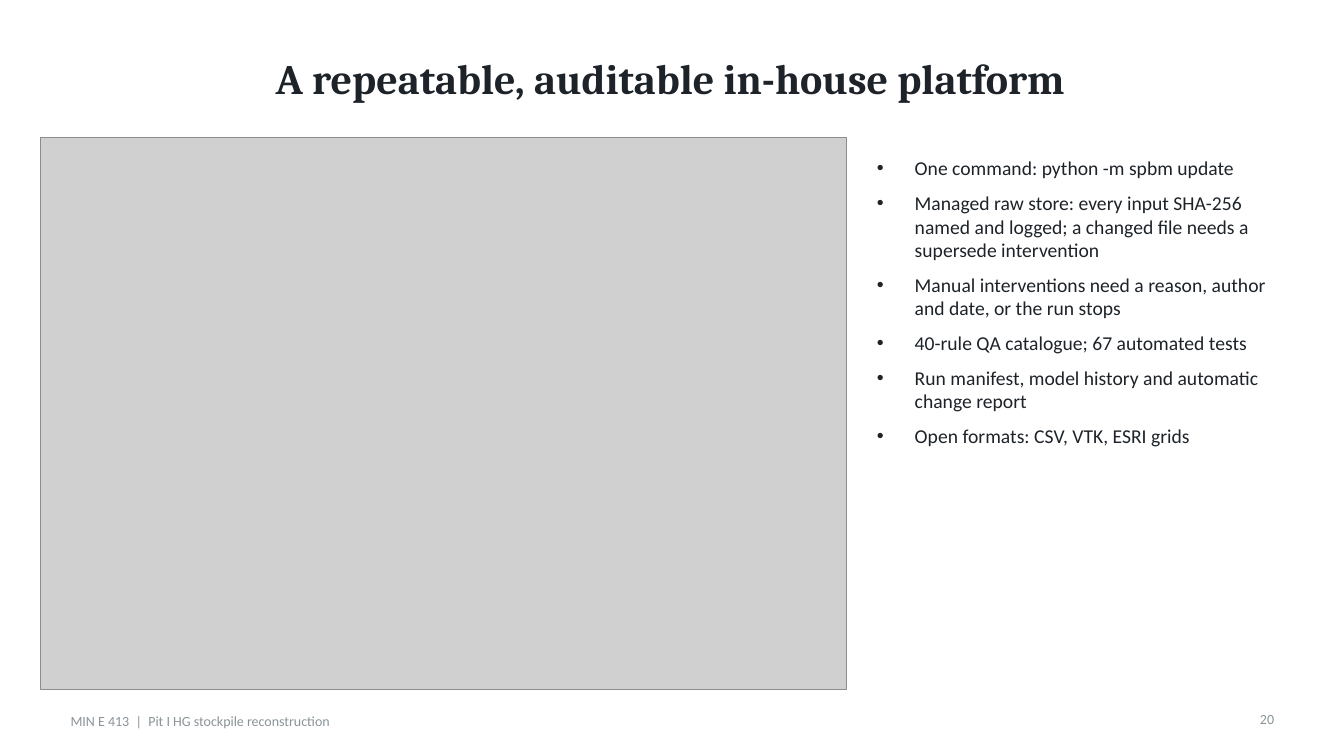
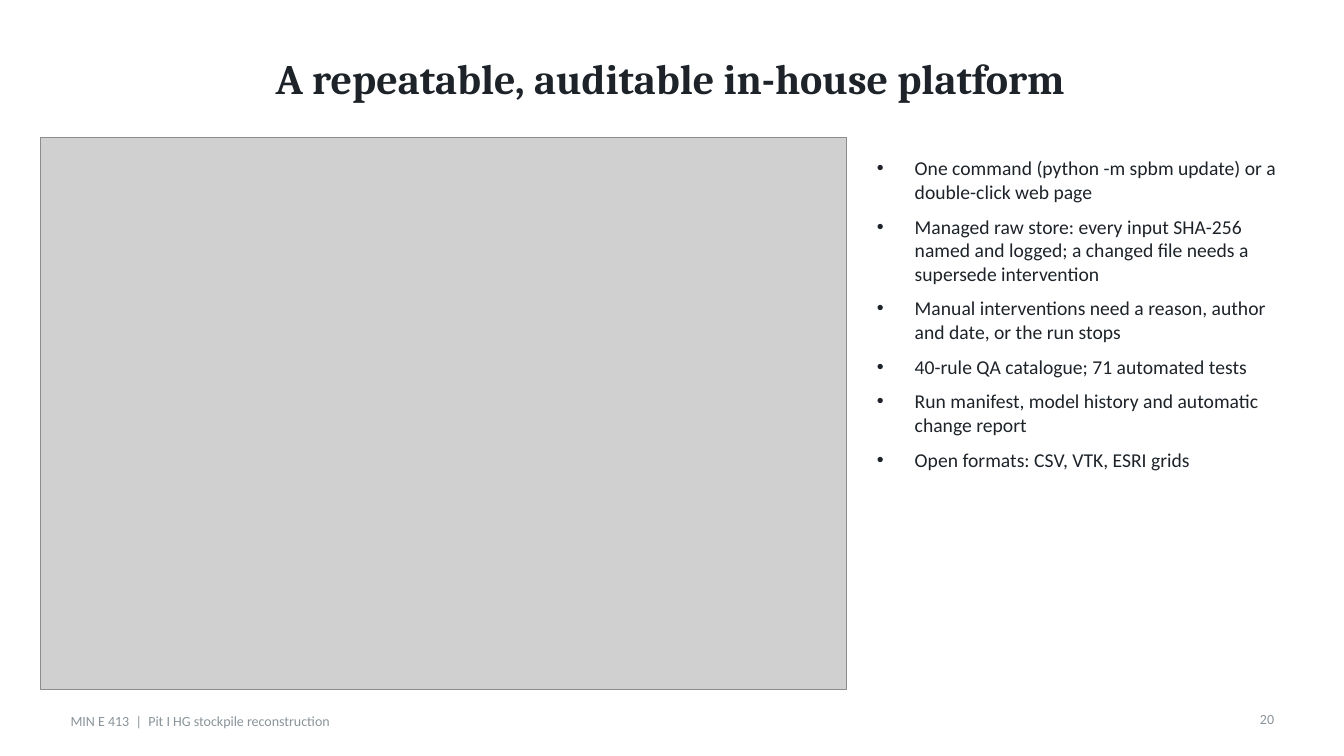
Before and after one commit to evreythi/mine413, a slide deck: slide 20 of current docs/D7 Presentation.pptx. Drawn at 1344x756 pixels with LibreOffice and Linux fonts; fonts in the diff are those of the drawing; grey boxes stand for pictures. Boxes give left, top, right and bottom in pixels: in the first picture for what was removed or moved away, otherwise in the second. Text is boxed around its words. In the diff, an @@ line names an element or a change of style, - is before the commit and + after.

```diff
--- a/current docs/D7 Presentation.pptx
+++ b/current docs/D7 Presentation.pptx
@@ text at (915,161,1275,203): text changed @@
-• One command: python -m spbm update
+• One command (python -m spbm update) or a double-click web page
@@ text at (915,360,1247,378): text changed @@
-• 40-rule QA catalogue; 67 automated tests
+• 40-rule QA catalogue; 71 automated tests
```
Also in this commit, not shown: 17 other files.
